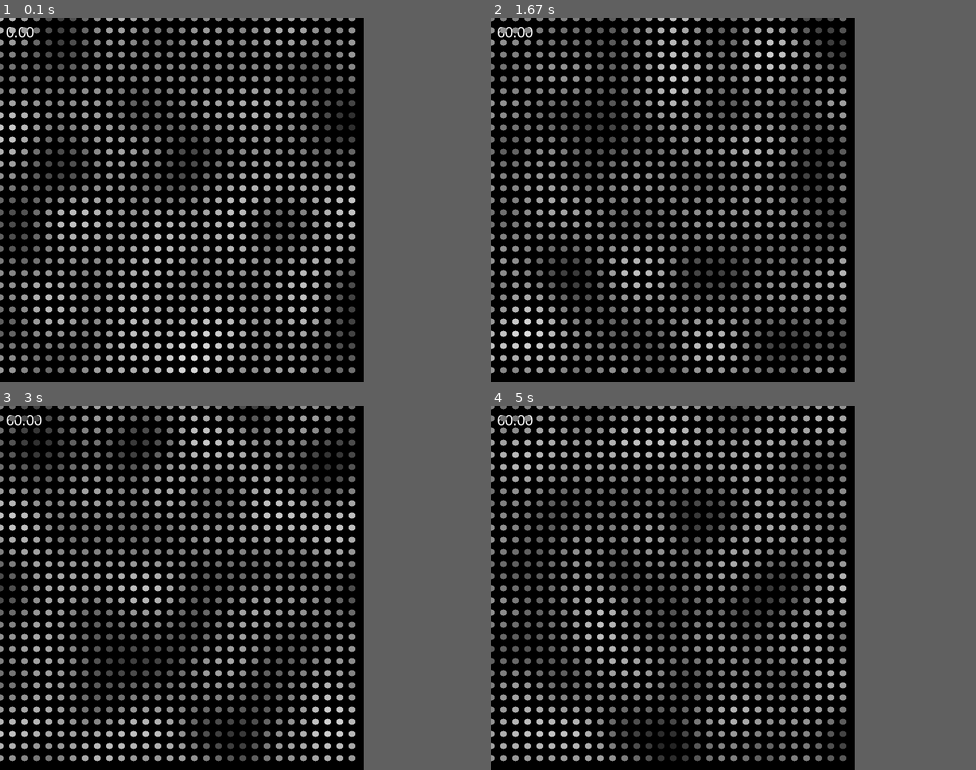
Above: before the commit, frames 1-4 (two rows, left to right).
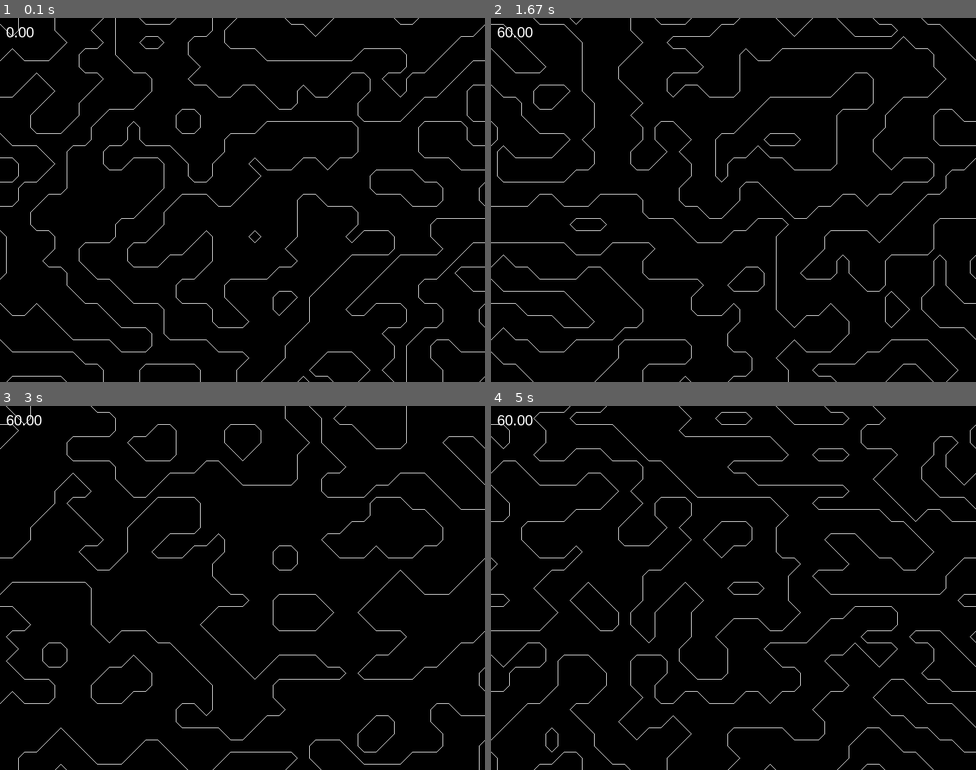
Above: after the commit, the same moments.

Repository: DeShrike/PythonPlayground
Game: pygame game, started from PyGameTest/MarchingSquares.py
The game is run twice, just before and just after one commit, with the same random seed, the same clock (stepped at 60 frames per second) and the same inputs.
Inputs:
- Up to frame 1 (0.1 s): no input
- Up to frame 2 (1.67 s): hold D 0.33-0.8 s
- Up to frame 3 (3 s): no input
- Up to frame 4 (5 s): no input
In our replay, the window is 600x600 before the commit and 800x600 after it. These sizes can differ from the game's own. Grey fills any space a smaller window leaves; there, only what the larger window draws over its background counts as a difference.

The runs differ from the first frame. In frame 1, 18% of the frame differs, in the area x 0-100%, y 0-100%; in frame 2, 18%; in frame 3, 18%; in frame 4, 18%.

Commit message:
Marching Squares

Diff:
--- a/PyGameTest/MarchingSquares.py
+++ b/PyGameTest/MarchingSquares.py
@@ -4,18 +4,8 @@
 import math
 
 
-WINDOW_WIDTH = 600
+WINDOW_WIDTH = 800
 WINDOW_HEIGHT = 600
-
-class Line():
-    def __init__(self, x1, y1, x2, y2):
-        self.x1 = x1
-        self.y1 = y1
-        self.x2 = x2
-        self.y2 = y2
-
-    def render(self, g: Graphics):
-        g.line(self.x1, self.y1, self.x2, self.y2, Graphics.WHITE)
 
 
 class Dot():
@@ -31,57 +21,127 @@
         g.filled_circle(self.sx, self.sy, self.r, self.color)
 
     def update(self, nz):
-        self.value = (perlin_noise(self.nx, self.ny, nz) + 1) / 2.0
-        self.color = (int(self.value * 255), int(self.value * 255), int(self.value * 255))
+        self.value = perlin_noise(self.nx, self.ny, nz)
+        #cv = (self.value + 1) / 2.0
+        #self.color = (int(cv * 255), int(cv * 255), int(cv * 255))
 
 
 class MarchingSquares(Graphics):
 
     square_size = 20
-    squares = 30
+    smoothing = False
 
     def __init__(self):
         super().__init__("MarchingSquares Demo", WINDOW_WIDTH, WINDOW_HEIGHT)
         self.setClearColor(Graphics.BLACK)
         self.setTargetFps(60)
-        self.lines = []
         self.dots = []
         self.frames = 0
-        self.noise_scale = 5
+        self.noise_scale = 10
         self.noisez = 0.01
-        self.noisez_delta = 0.05
+        self.noisez_delta = 0.02
+        self.squares_x = int(WINDOW_WIDTH / self.square_size + 1)
+        self.squares_y = int(WINDOW_HEIGHT / self.square_size + 1)
+        self.halfsize = self.square_size / 2
 
     def add_dot(self, sx, sy, nx, ny):
         w = Dot(sx, sy, nx, ny)
         self.dots.append(w)
 
     def setup(self):
-        for yy in range(self.squares):
+        for yy in range(self.squares_y):
+            row = []
             y = yy * self.square_size
             py = y / WINDOW_HEIGHT
             ny = py * self.noise_scale
-            for xx in range(self.squares):
+            for xx in range(self.squares_x):
                 x = xx * self.square_size
                 px = x / WINDOW_WIDTH
                 nx = px * self.noise_scale
-                self.add_dot(x, y, nx, ny)
+
+                w = Dot(x, y, nx, ny)
+                row.append(w)
+
+            self.dots.append(row)
 
     def cleanup(self):
         pass
 
+    def draw_line(self, point1, point2):
+        self.line(point1[0], point1[1], point2[0], point2[1], Graphics.WHITE)
+
     def draw(self):
         self.frames += 1
 
-        for l in self.lines:
-            l.render(self)
+        #for row in self.dots:
+        #    for col in row:
+        #        col.render(self)
 
-        for d in self.dots:
-            d.render(self)
+        for y in range(self.squares_y - 1):
+            for x in range(self.squares_x - 1):
+                xx = x * self.square_size
+                yy = y * self.square_size
+                msq, ab, bc, ad, dc = self.get_msq(x, y, xx, yy)
+                if msq == 1:
+                    self.draw_line(ab, ad)
+                elif msq == 2:
+                    self.draw_line(ab, bc)
+                elif msq == 3:
+                    self.draw_line(ad, bc)
+                elif msq == 4:
+                    self.draw_line(bc, dc)
+                elif msq == 5:
+                    self.draw_line(ad, dc)
+                    self.draw_line(ab, bc)
+                elif msq == 6:
+                    self.draw_line(ab, dc)
+                elif msq == 7:
+                    self.draw_line(ad, dc)
+                elif msq == 8:
+                    self.draw_line(ad, dc)
+                elif msq == 9:
+                    self.draw_line(ab, dc)
+                elif msq == 10:
+                    self.draw_line(ad, ab)
+                    self.draw_line(dc, bc)
+                elif msq == 11:
+                    self.draw_line(dc, bc)
+                elif msq == 12:
+                    self.draw_line(ad, bc)
+                elif msq == 13:
+                    self.draw_line(ab, bc)
+                elif msq == 14:
+                    self.draw_line(ad, ab)
 
     def update(self, timeDelta):
         self.noisez += self.noisez_delta
-        for dot in self.dots:
-            dot.update(self.noisez)
+        for row in self.dots:
+            for col in row:
+                col.update(self.noisez)
+
+    def get_msq(self, x, y, screen_x, screen_y):
+        aa = self.dots[y][x].value
+        bb = self.dots[y][x + 1].value
+        cc = self.dots[y + 1][x + 1].value
+        dd = self.dots[y + 1][x].value
+        a = math.ceil(aa)
+        b = math.ceil(bb)
+        c = math.ceil(cc)
+        d = math.ceil(dd)
+        if self.smoothing:
+            ab = (screen_x + self.interpolate(aa, bb), screen_y)
+            bc = (screen_x + self.square_size, screen_y + self.interpolate(bb, cc))
+            ad = (screen_x, screen_y + self.interpolate(aa, dd))
+            dc = (screen_x + self.interpolate(dd, cc), screen_y + self.square_size)
+        else:
+            ab = (screen_x + self.halfsize, screen_y)
+            bc = (screen_x + self.square_size, screen_y + self.halfsize)
+            ad = (screen_x, screen_y + self.halfsize)
+            dc = (screen_x + self.halfsize, screen_y + self.square_size)
+        return (d * 8 + c * 4 + b * 2 + a, ab, bc, ad, dc)
+
+    def interpolate(self, i, j):
+        return self.halfsize + ((j - i) * self.square_size )
 
     def to_angle(self, v: Vector2):
         vn = v.normalize()
--- /dev/null
+++ b/PyGameTest/MarchingSquares0.py
@@ -0,0 +1,169 @@
+from Graphics import Graphics, Vector2, Vector3
+from PerlinNoise import perlin_noise
+import random
+import math
+
+
+WINDOW_WIDTH = 600
+WINDOW_HEIGHT = 600
+
+class Line():
+    def __init__(self, x1, y1, x2, y2):
+        self.x1 = x1
+        self.y1 = y1
+        self.x2 = x2
+        self.y2 = y2
+
+    def render(self, g: Graphics):
+        g.line(self.x1, self.y1, self.x2, self.y2, Graphics.WHITE)
+
+
+class Dot():
+    def __init__(self, sx, sy, nx, ny):
+        self.sx = sx
+        self.sy = sy
+        self.r = 5
+        self.nx = nx
+        self.ny = ny
+        self.update(0)
+
+    def render(self, g: Graphics):
+        g.filled_circle(self.sx, self.sy, self.r, self.color)
+
+    def update(self, nz):
+        self.value = perlin_noise(self.nx, self.ny, nz)
+        cv = (self.value + 1) / 2.0
+        self.color = (int(cv * 255), int(cv * 255), int(cv * 255))
+
+
+class MarchingSquares(Graphics):
+
+    square_size = 20
+
+    def __init__(self):
+        super().__init__("MarchingSquares Demo", WINDOW_WIDTH, WINDOW_HEIGHT)
+        self.setClearColor(Graphics.BLACK)
+        self.setTargetFps(60)
+        self.lines = []
+        self.dots = []
+        self.frames = 0
+        self.noise_scale = 10
+        self.noisez = 0.01
+        self.noisez_delta = 0.02
+        self.squares_x = int(WINDOW_WIDTH / self.square_size + 1)
+        self.squares_y = int(WINDOW_HEIGHT / self.square_size + 1)
+
+    def add_dot(self, sx, sy, nx, ny):
+        w = Dot(sx, sy, nx, ny)
+        self.dots.append(w)
+
+    def setup(self):
+        for yy in range(self.squares_y):
+            row = []
+            y = yy * self.square_size
+            py = y / WINDOW_HEIGHT
+            ny = py * self.noise_scale
+            for xx in range(self.squares_x):
+                x = xx * self.square_size
+                px = x / WINDOW_WIDTH
+                nx = px * self.noise_scale
+
+                w = Dot(x, y, nx, ny)
+                row.append(w)
+
+            self.dots.append(row)
+
+    def cleanup(self):
+        pass
+
+    def draw(self):
+        self.frames += 1
+
+        for l in self.lines:
+            l.render(self)
+
+        #for row in self.dots:
+        #    for col in row:
+        #        col.render(self)
+
+    def update(self, timeDelta):
+        self.noisez += self.noisez_delta
+        for row in self.dots:
+            for col in row:
+                col.update(self.noisez)
+
+        self.lines.clear()
+        halfsize = self.square_size / 2
+        for y in range(self.squares_y - 1):
+            for x in range(self.squares_x - 1):
+                msq = self.getMsq(x, y)
+                xx = x * self.square_size
+                yy = y * self.square_size
+                if msq == 1:
+                    line = Line(xx + halfsize, yy, xx, yy + halfsize)
+                    self.lines.append(line)
+                elif msq == 2:
+                    line = Line(xx + halfsize, yy, xx + self.square_size, yy + halfsize)
+                    self.lines.append(line)
+                elif msq == 3:
+                    line = Line(xx, yy + halfsize, xx + self.square_size, yy + halfsize)
+                    self.lines.append(line)
+                elif msq == 4:
+                    line = Line(xx + halfsize, yy + self.square_size, xx + self.square_size, yy + halfsize)
+                    self.lines.append(line)
+                elif msq == 5:
+                    line = Line(xx, yy + halfsize, xx + halfsize, yy + self.square_size)
+                    self.lines.append(line)
+                    line = Line(xx + halfsize, yy, xx + self.square_size, yy + halfsize)
+                    self.lines.append(line)
+                elif msq == 6:
+                    line = Line(xx + halfsize, yy, xx + halfsize, yy + self.square_size)
+                    self.lines.append(line)
+                elif msq == 7:
+                    line = Line(xx, yy + halfsize, xx + halfsize, yy + self.square_size)
+                    self.lines.append(line)
+                elif msq == 8:
+                    line = Line(xx, yy + halfsize, xx + halfsize, yy + self.square_size)
+                    self.lines.append(line)
+                elif msq == 9:
+                    line = Line(xx + halfsize, yy, xx + halfsize, yy + self.square_size)
+                    self.lines.append(line)
+                elif msq == 10:
+                    line = Line(xx, yy + halfsize, xx + halfsize, yy)
+                    self.lines.append(line)
+                    line = Line(xx + halfsize, yy + self.square_size, xx + self.square_size, yy + halfsize)
+                    self.lines.append(line)
+                elif msq == 11:
+                    line = Line(xx + halfsize, yy + self.square_size, xx + self.square_size, yy + halfsize)
+                    self.lines.append(line)
+                elif msq == 12:
+                    line = Line(xx, yy + halfsize, xx + self.square_size, yy + halfsize)
+                    self.lines.append(line)
+                elif msq == 13:
+                    line = Line(xx + halfsize, yy, xx + self.square_size, yy + halfsize)
+                    self.lines.append(line)
+                elif msq == 14:
+                    line = Line(xx, yy + halfsize, xx + halfsize, yy)
+                    self.lines.append(line)
+
+    def getMsq(self, x, y):
+        a = math.ceil(self.dots[y][x].value)
+        b = math.ceil(self.dots[y][x + 1].value)
+        c = math.ceil(self.dots[y + 1][x + 1].value)
+        d = math.ceil(self.dots[y + 1][x].value)
+        return d * 8 + c * 4 + b * 2 + a
+
+    def to_angle(self, v: Vector2):
+        vn = v.normalize()
+        return math.atan2(vn.y, vn.x)
+
+    def mouseEvent(self, x, y):
+        print(f"mouseCallback: {x} {y}")
+
+    def keyEvent(self, key):
+        print(f"keyCallback: {key}")
+
+
+if __name__ == "__main__":
+    app = MarchingSquares()
+    app.loop()
